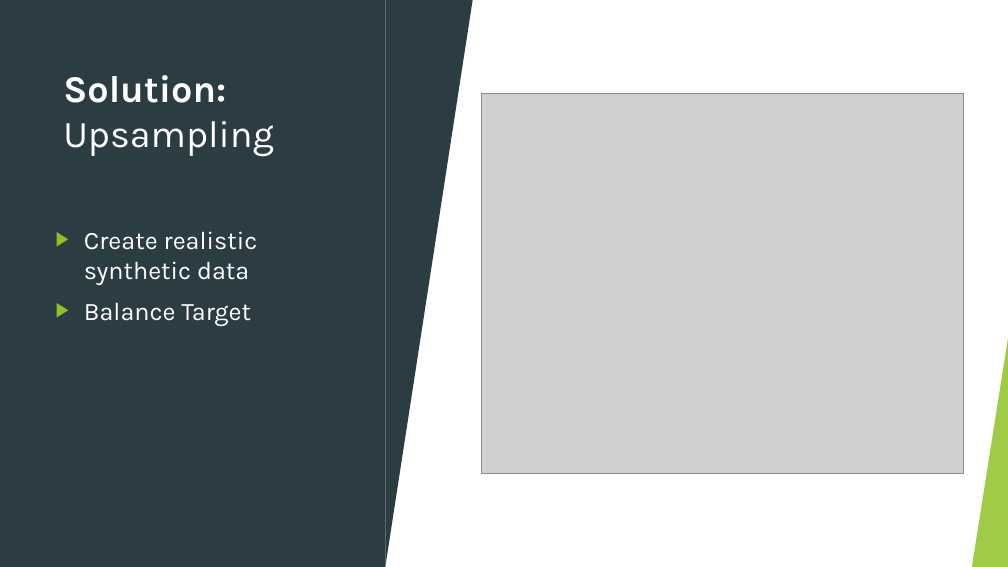
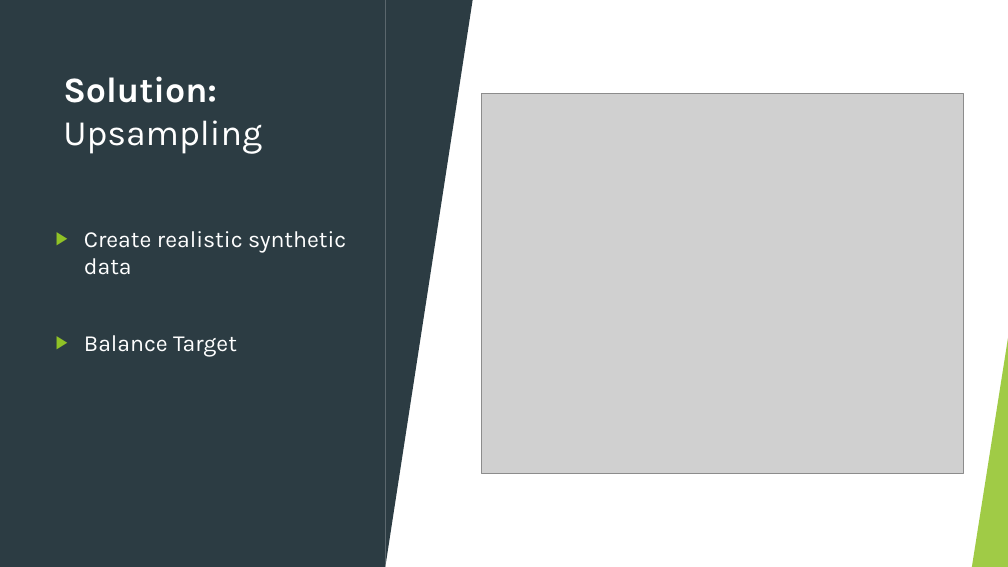
Before and after one commit to arcaputo3/dsc-3-final-project-online-ds-sp-000, a slide deck: slide 5 of rain_predict_aus.pptx. Drawn at 1008x567 pixels with LibreOffice and Linux fonts; fonts in the diff are those of the drawing; grey boxes stand for pictures. Boxes give left, top, right and bottom in pixels: in the first picture for what was removed or moved away, otherwise in the second. Text is boxed around its words. In the diff, an @@ line names an element or a change of style, - is before the commit and + after.

```diff
--- a/rain_predict_aus.pptx
+++ b/rain_predict_aus.pptx
@@ title "Solution: Upsampling" at <box>63,76,262,154</box>: size 36 to 34 pt @@
@@ text "Create realistic synthetic data" at <box>84,231,346,356</box>: size 24 to 22 pt @@
```
Also in this commit, not shown: 2 other slides changed, 1 slide added, 1 other file.
